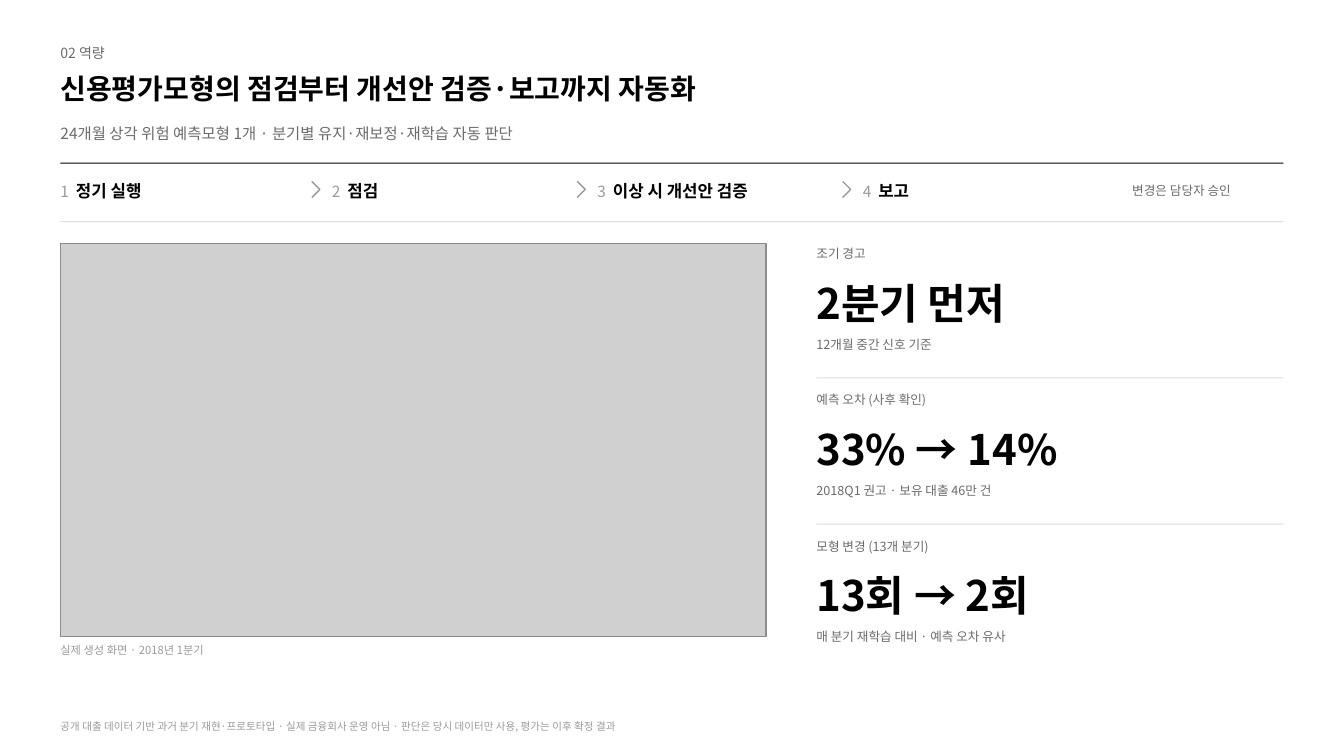
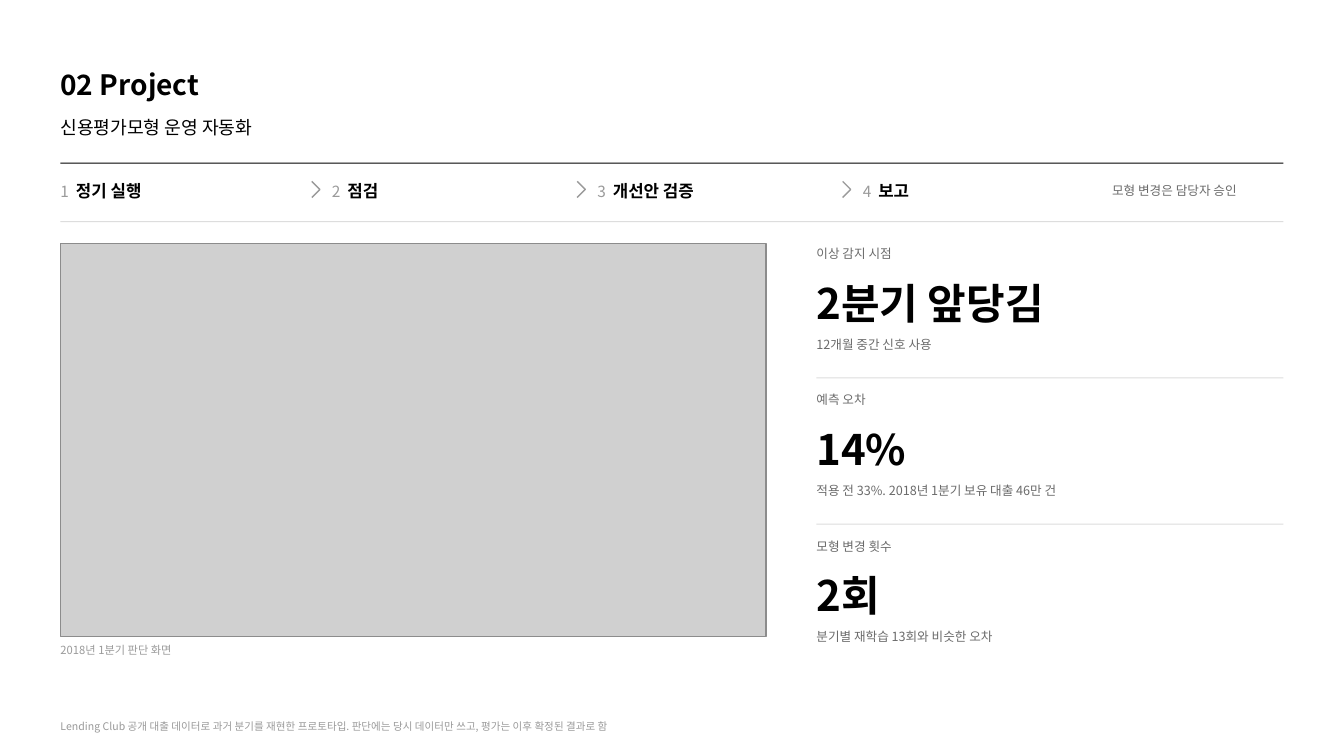
Before and after one commit to kjhoeakjy/csm-auto, a slide deck: slide 2 of ppt/역량PT_김연주.pptx. Drawn at 1344x756 pixels with LibreOffice and Linux fonts; fonts in the diff are those of the drawing; grey boxes stand for pictures. Boxes give left, top, right and bottom in pixels: in the first picture for what was removed or moved away, otherwise in the second. Text is boxed around its words. In the diff, an @@ line names an element or a change of style, - is before the commit and + after.

```diff
--- a/ppt/역량PT_김연주.pptx
+++ b/ppt/역량PT_김연주.pptx
@@ text removed at (x1=60, y1=46, x2=105, y2=59) @@
-02 역량
@@ text added at (x1=60, y1=72, x2=199, y2=102), 20 pt, text #000000, bold @@
+02 Project
@@ text at (x1=60, y1=118, x2=252, y2=136): text changed; size 20 to 13 pt; bold off @@
-신용평가모형의 점검부터 개선안 검증·보고까지 자동화
+신용평가모형 운영 자동화
@@ text removed at (x1=60, y1=126, x2=513, y2=140) @@
-24개월 상각 위험 예측모형 1개 · 분기별 유지·재보정·재학습 자동 판단
@@ text at (x1=597, y1=183, x2=694, y2=199): text changed @@
-3 이상 시 개선안 검증
+3 개선안 검증
@@ text at (x1=1112, y1=184, x2=1236, y2=196): text changed @@
-변경은 담당자 승인
+모형 변경은 담당자 승인
@@ text at (x1=816, y1=247, x2=892, y2=259): text changed @@
-조기 경고
+이상 감지 시점
@@ text at (x1=816, y1=283, x2=1044, y2=323): text changed @@
-2분기 먼저
+2분기 앞당김
@@ text at (x1=816, y1=338, x2=932, y2=350): text changed @@
-12개월 중간 신호 기준
+12개월 중간 신호 사용
@@ text at (x1=816, y1=393, x2=865, y2=405): text changed @@
-예측 오차 (사후 확인)
+예측 오차
@@ text at (x1=816, y1=433, x2=906, y2=466): text changed @@
-33% → 14%
+14%
@@ text at (x1=816, y1=484, x2=1057, y2=496): text changed @@
-2018Q1 권고 · 보유 대출 46만 건
+적용 전 33%. 2018년 1분기 보유 대출 46만 건
@@ text at (x1=816, y1=540, x2=892, y2=552): text changed @@
-모형 변경 (13개 분기)
+모형 변경 횟수
@@ text at (x1=816, y1=576, x2=879, y2=615): text changed @@
-13회 → 2회
+2회
@@ text at (x1=60, y1=645, x2=172, y2=655): text changed @@
-실제 생성 화면 · 2018년 1분기
+2018년 1분기 판단 화면
@@ text at (x1=816, y1=630, x2=992, y2=642): text changed @@
-매 분기 재학습 대비 · 예측 오차 유사
+분기별 재학습 13회와 비슷한 오차
@@ text at (x1=60, y1=721, x2=608, y2=733): text changed @@
-공개 대출 데이터 기반 과거 분기 재현·프로토타입 · 실제 금융회사 운영 아님 · 판단은 당시 데이터만 사용, 평가는 이후 확정 결과
+Lending Club 공개 대출 데이터로 과거 분기를 재현한 프로토타입. 판단에는 당시 데이터만 쓰고, 평가는 이후 확정된 결과로 함
```
Also in this commit, not shown: 1 other slide changed, 18 other files.
